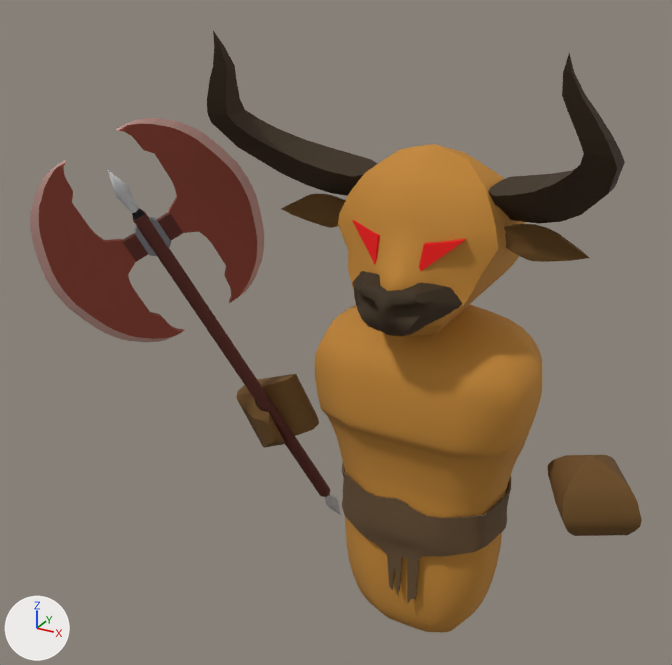
What one commit did to the FBX model Assets/Models/Bosses/Minotaur/minotaur.FBX.
The view is the same before and after, from a 50 mm camera at (1.53, -3.68, 3.46) aimed at (-0.36, -0.23, 1.73). Lighting does not change. The marker at lower left points along +X, +Y and +Z. Where no turn or scale is listed for an object, it has been applied to the vertices. Vertices at the same position are counted once.

The first picture shows 'axe', 'belt', 'body', 'ears', 'eyes', 'head', 'horns', 'left_hand', 'noze', 'right_hand'.
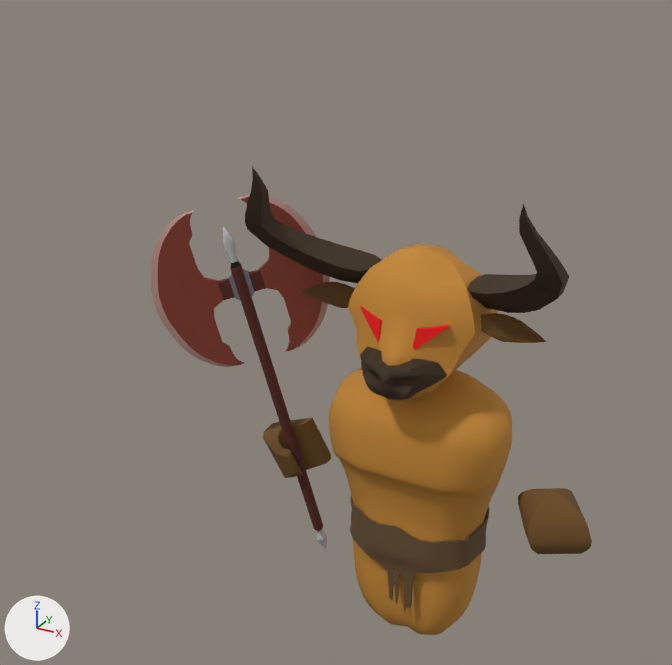
Where the newer file only moved an object's origin or applied its transform, the numbers keep the older frame.

Where the change shows, as pixel boxes (x1, y1, x2, y2) in the pictures (672 x 665 px):
'body', reshaped, moved, rescaled (19% narrower, 19% shorter)
    before: (315, 304, 542, 633)
    after: (329, 368, 512, 635)
'axe', moved, rescaled, turned
    before: (30, 118, 341, 515)
    after: (151, 195, 330, 550)
'head', moved, rescaled (20% narrower, 19% shorter)
    before: (338, 144, 525, 337)
    after: (348, 243, 498, 399)
'horns', moved, rescaled
    before: (207, 31, 625, 336)
    after: (245, 167, 569, 313)
'belt', moved, rescaled (18% narrower, 18% shorter)
    before: (342, 463, 511, 604)
    after: (350, 496, 489, 611)
'left_hand', moved, rescaled (22% narrower, 18% shorter)
    before: (547, 455, 642, 536)
    after: (518, 488, 592, 554)
'noze', moved, rescaled (20% narrower, 18% shorter)
    before: (353, 271, 462, 336)
    after: (360, 347, 447, 400)
'ears', moved, rescaled (20% narrower, 10% shorter)
    before: (281, 194, 589, 262)
    after: (302, 282, 547, 343)
'right_hand', moved, rescaled (18% narrower, 19% shorter)
    before: (236, 374, 319, 448)
    after: (263, 418, 331, 478)
'eyes', mesh rescaled (20% narrower, 13% shorter)
    before: (352, 220, 465, 271)
    after: (360, 306, 450, 350)

Diff of the bpy script that builds the scene:
```diff
--- a/Assets/Models/Bosses/Minotaur/minotaur.FBX.py
+++ b/Assets/Models/Bosses/Minotaur/minotaur.FBX.py
@@ me_mesh @@
 # used by ob_body; location = (0.0, 0.0, 0.404); scale = (0.0254, 0.0254, 0.0254)
-me_mesh.from_pydata(...)  # 546 vertices, 544 faces; spans x -21.8..21.8, y -12.5..12.5, z -14.7..57.3
+me_mesh.from_pydata(...)  # 546 vertices, 544 faces; spans x -21.8..21.8, y -12.4..16.2, z 0.2..72.2
+# me_mesh part 2: 546 of 546 vertices moved; they spanned x -21.8..21.8, y -12.5..12.5, z -14.7..57.3 and now span x -21.8..21.8, y -12.4..16.2, z 0.2..72.2; mean shift (0.0, 0.2, 14.9); largest move (0.0, 12.5, 45.2) -> (0.0, 16.2, 60.1)
 me_mesh.materials.append(mat_05___default)
@@ me_mesh_003 @@
 me_mesh_003.from_pydata(...)  # 12 vertices, 10 faces; spans x -0.276..0.253, y -0.189..0.005, z 1.191..1.343
 # used by ob_eyes; location = (0.0, -0.16, 0.945)
+# me_mesh_003 part 1: the whole mesh is scaled about its middle by 0.831, then moved by (-0.015, 0.025, -0.391)
 me_mesh_003.materials.append(mat_05___default)
@@ ob_belt @@
 ob_belt.parent = ob_body
-ob_belt.location = (0.0, -6.294, 21.28)
+ob_belt.location = (0.0, -6.23, 36.18)
@@ ob_left_hand @@
 ob_left_hand = bpy.data.objects.new('left_hand', me_mesh_009)
-ob_left_hand.location = (0.64, -0.002, 1.709)
-ob_left_hand.scale = (0.0254, 0.0254, 0.0254)
+ob_left_hand.location = (0.516, -0.021, 1.425)
+ob_left_hand.scale = (0.0211, 0.0211, 0.0211)
@@ ob_body @@
 ob_body = bpy.data.objects.new('body', me_mesh)
-ob_body.location = (0.0, 0.0, 0.404)
-ob_body.scale = (0.0254, 0.0254, 0.0254)
+ob_body.location = (-0.017, -0.019, 0.004)
+ob_body.scale = (0.0211, 0.0211, 0.0211)
@@ ob_head @@
 ob_head.parent = ob_body
-ob_head.location = (0.0, -6.294, 57.79)
+ob_head.location = (0.0, -6.23, 72.68)
@@ ob_right_hand @@
 ob_right_hand = bpy.data.objects.new('right_hand', me_mesh_007)
-ob_right_hand.location = (-0.576, -0.008, 1.72)
-ob_right_hand.scale = (0.0254, 0.0254, 0.0254)
+ob_right_hand.location = (-0.495, -0.025, 1.433)
+ob_right_hand.scale = (0.0211, 0.0211, 0.0211)
@@ ob_axe @@
 ob_axe.location = (-9.625, -1.757, -25.64)
-ob_axe.rotation_euler = (-0.485, -0.0351, 2.365)  # degrees (-28, -2, 136)
+ob_axe.rotation_euler = (-0.246, -0.00725, 2.205)  # degrees (-14, -0.4, 126)
 ob_axe.scale = (0.421, 0.375, 0.74)
```
